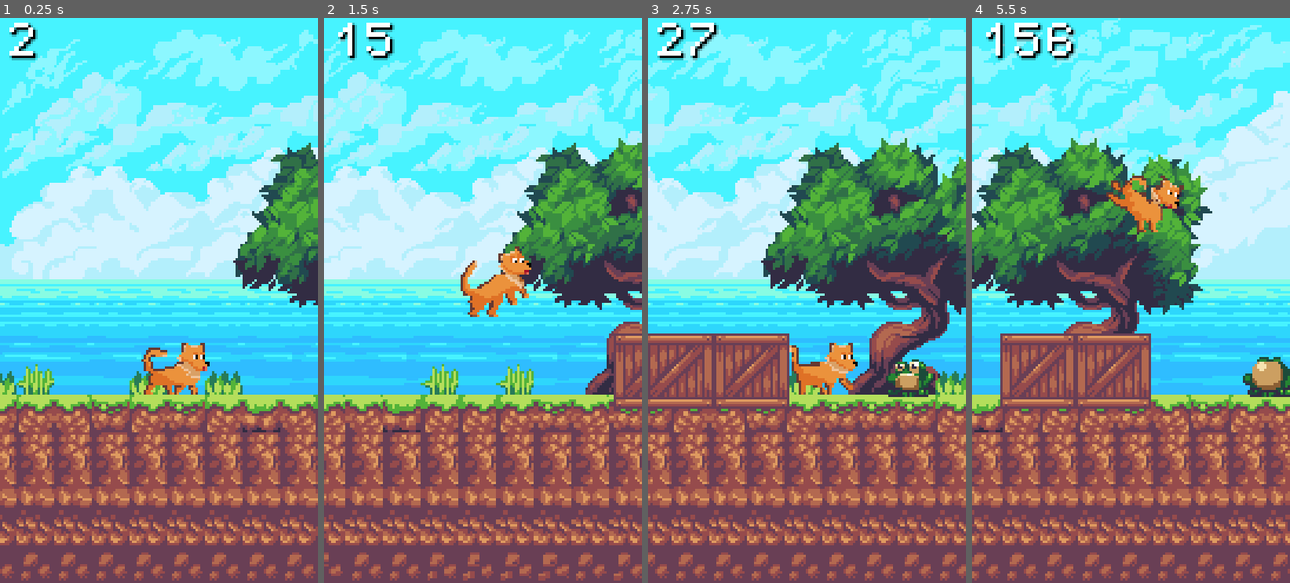
Above: before the commit, frames 1-4 (left to right).
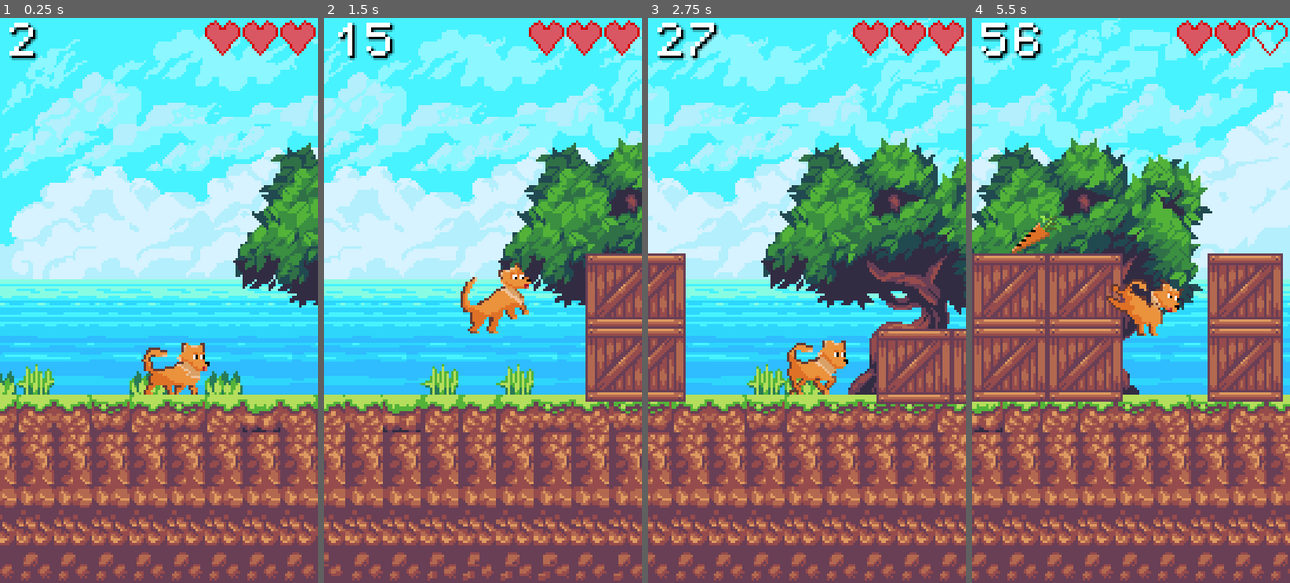
Above: after the commit, the same moments.

Repository: nikolaikilt/godot-2d-jumping-dog
Game: Godot game, scene res://scenes/game.tscn
Two runs of this game, one before a commit and one after it. Both use one fixed random seed, a clock stepped at 60 frames per second and the inputs below.
Inputs (mouse positions are in pixels of both pictures, inside the frame that each line leads up to):
- Up to frame 1 (0.25 s): no input
- Up to frame 2 (1.5 s): move the mouse to (552, 272) at 0.52 s; click (552, 272) at 0.6 s; move the mouse to (419, 328) at 1.27 s; click (419, 328) at 1.35 s
- Up to frame 3 (2.75 s): move the mouse to (838, 176) at 2.02 s; click (838, 176) at 2.1 s
- Up to frame 4 (5.5 s): move the mouse to (1115, 413) at 2.77 s; click (1115, 413) at 2.85 s; move the mouse to (1226, 385) at 3.52 s; click (1226, 385) at 3.6 s; move the mouse to (1035, 215) at 4.27 s; click (1035, 215) at 4.35 s; move the mouse to (1146, 300) at 5.02 s; click (1146, 300) at 5.1 s

The runs differ from the first frame. In frame 1, 1.3% of the frame differs, in the area x 64-100%, y 0-7%; in frame 2, 7.3%; in frame 3, 13%; in frame 4, 23%, in the area x 0-100%, y 0-70%.

Commit message:
life added

Diff:
--- a/scenes/carrot.gd
+++ b/scenes/carrot.gd
@@ -11,6 +11,12 @@
 func _on_body_entered(body: Node2D) -> void:
 	if body is CharacterBody2D:
 		Global.score += 100
+
+		var tween = create_tween()
+		tween.set_parallel(true)
+		tween.tween_property($HUD/Score, "modulate", Color.WHITE, 0.3)
+		tween.tween_property($HUD/Score, "scale", Vector2.ONE, 0.3)
+
 		pickup_sound.play()
 		hide()
 		await get_tree().create_timer( 0.8 *Engine.time_scale).timeout
--- a/scenes/carrot.tscn
+++ b/scenes/carrot.tscn
@@ -12,15 +12,16 @@
 script = ExtResource("1_elckd")
 
 [node name="Sprite2D" type="Sprite2D" parent="." unique_id=31380320]
+position = Vector2(0, -4)
 texture = ExtResource("1_btq7l")
 
 [node name="CollisionShape2D" type="CollisionShape2D" parent="." unique_id=1330181749]
-position = Vector2(1.000001, -23)
+position = Vector2(1.000001, -26)
 rotation = 1.0471976
 shape = SubResource("CapsuleShape2D_bq5dj")
 
 [node name="VisibleOnScreenNotifier2D" type="VisibleOnScreenNotifier2D" parent="." unique_id=607436266]
-position = Vector2(1, -25)
+position = Vector2(1, -28)
 
 [node name="AudioStreamPlayer2D" type="AudioStreamPlayer2D" parent="." unique_id=2083054930]
 stream = ExtResource("3_mb1r7")
--- /dev/null
+++ b/scenes/carrot2.tscn
@@ -0,0 +1,31 @@
+[gd_scene format=3 uid="uid://vdfwp6r4svqn"]
+
+[ext_resource type="Script" uid="uid://oxvkltbhwd1u" path="res://scenes/carrot.gd" id="1_mw2o7"]
+[ext_resource type="Texture2D" uid="uid://3338mbnerawt" path="res://assets/CARROT.png" id="2_lbw31"]
+[ext_resource type="AudioStream" uid="uid://bkvuixrxu473c" path="res://assets/sounds/crunch_carrot.ogg" id="3_6f37l"]
+
+[sub_resource type="CapsuleShape2D" id="CapsuleShape2D_bq5dj"]
+radius = 2.1213207
+height = 19.79899
+
+[node name="carrot2" type="Area2D" unique_id=1499362317]
+script = ExtResource("1_mw2o7")
+
+[node name="Sprite2D" type="Sprite2D" parent="." unique_id=31380320]
+position = Vector2(0, -4)
+texture = ExtResource("2_lbw31")
+
+[node name="CollisionShape2D" type="CollisionShape2D" parent="." unique_id=1330181749]
+position = Vector2(1.000001, -26)
+rotation = 1.0471976
+shape = SubResource("CapsuleShape2D_bq5dj")
+
+[node name="VisibleOnScreenNotifier2D" type="VisibleOnScreenNotifier2D" parent="." unique_id=607436266]
+position = Vector2(1, -28)
+
+[node name="AudioStreamPlayer2D" type="AudioStreamPlayer2D" parent="." unique_id=2083054930]
+stream = ExtResource("3_6f37l")
+volume_db = 3.0
+pitch_scale = 1.1
+
+[connection signal="body_entered" from="." to="." method="_on_body_entered"]
--- a/scenes/crate.tscn
+++ b/scenes/crate.tscn
@@ -15,7 +15,7 @@
 }]
 
 [sub_resource type="SegmentShape2D" id="SegmentShape2D_ybftx"]
-b = Vector2(62, 1)
+b = Vector2(30, 0)
 
 [sub_resource type="SegmentShape2D" id="SegmentShape2D_bq5dj"]
 b = Vector2(31, 0)
@@ -30,12 +30,6 @@
 animation = &"idle"
 frame_progress = 0.2768196
 
-[node name="AnimatedSprite2D" type="AnimatedSprite2D" parent="AnimatedSprite2D" unique_id=1842847832]
-position = Vector2(32, 0)
-sprite_frames = SubResource("SpriteFrames_bq5dj")
-animation = &"idle"
-frame_progress = 0.2768196
-
 [node name="CollisionShape2D" type="CollisionShape2D" parent="." unique_id=892547122]
 position = Vector2(-15, -14)
 shape = SubResource("SegmentShape2D_ybftx")
@@ -43,7 +37,7 @@
 
 [node name="VisibleOnScreenNotifier2D" type="VisibleOnScreenNotifier2D" parent="." unique_id=1810443378]
 position = Vector2(39, -6)
-rect = Rect2(-54, -10, 63, 31)
+rect = Rect2(-54, -10, 30, 31)
 
 [node name="CollisionShape2D2" type="CollisionShape2D" parent="." unique_id=956548261]
 z_index = -1
--- /dev/null
+++ b/scenes/crate2.tscn
@@ -0,0 +1,53 @@
+[gd_scene format=3 uid="uid://b8lxd68865vgy"]
+
+[ext_resource type="Script" uid="uid://bsfm6pnt53rwj" path="res://scripts/crate.gd" id="1_fdh13"]
+[ext_resource type="Texture2D" uid="uid://djqytl3uyniq2" path="res://assets/big-crate.png" id="2_sigav"]
+
+[sub_resource type="SpriteFrames" id="SpriteFrames_bq5dj"]
+animations = [{
+"frames": [{
+"duration": 1.0,
+"texture": ExtResource("2_sigav")
+}],
+"loop": 1,
+"name": &"idle",
+"speed": 5.0
+}]
+
+[sub_resource type="SegmentShape2D" id="SegmentShape2D_ybftx"]
+b = Vector2(62, 1)
+
+[sub_resource type="SegmentShape2D" id="SegmentShape2D_bq5dj"]
+b = Vector2(31, 0)
+
+[node name="crate" type="AnimatableBody2D" unique_id=598942381]
+collision_layer = 4
+script = ExtResource("1_fdh13")
+
+[node name="AnimatedSprite2D" type="AnimatedSprite2D" parent="." unique_id=1966641143]
+position = Vector2(1, 0)
+sprite_frames = SubResource("SpriteFrames_bq5dj")
+animation = &"idle"
+frame_progress = 0.2768196
+
+[node name="AnimatedSprite2D" type="AnimatedSprite2D" parent="AnimatedSprite2D" unique_id=1842847832]
+position = Vector2(32, 0)
+sprite_frames = SubResource("SpriteFrames_bq5dj")
+animation = &"idle"
+frame_progress = 0.2768196
+
+[node name="CollisionShape2D" type="CollisionShape2D" parent="." unique_id=892547122]
+position = Vector2(-15, -14)
+shape = SubResource("SegmentShape2D_ybftx")
+one_way_collision = true
+
+[node name="VisibleOnScreenNotifier2D" type="VisibleOnScreenNotifier2D" parent="." unique_id=1810443378]
+position = Vector2(39, -6)
+rect = Rect2(-54, -10, 63, 31)
+
+[node name="CollisionShape2D2" type="CollisionShape2D" parent="." unique_id=956548261]
+z_index = -1
+position = Vector2(-15, 14)
+shape = SubResource("SegmentShape2D_bq5dj")
+
+[connection signal="screen_exited" from="VisibleOnScreenNotifier2D" to="." method="_on_visible_on_screen_notifier_2d_screen_exited"]
--- a/scenes/cratedouble.tscn
+++ b/scenes/cratedouble.tscn
@@ -41,15 +41,3 @@
 position = Vector2(0, 31)
 sprite_frames = SubResource("SpriteFrames_q6uv1")
 animation = &"idle"
-
-[node name="AnimatedSprite2D" type="AnimatedSprite2D" parent="AnimatedSprite2D/AnimatedSprite2D" unique_id=584991567]
-z_index = -1
-position = Vector2(32, -31)
-sprite_frames = SubResource("SpriteFrames_q6uv1")
-animation = &"idle"
-
-[node name="AnimatedSprite2D" type="AnimatedSprite2D" parent="AnimatedSprite2D/AnimatedSprite2D/AnimatedSprite2D" unique_id=1215186059]
-z_index = -1
-position = Vector2(0, 31)
-sprite_frames = SubResource("SpriteFrames_q6uv1")
-animation = &"idle"
--- /dev/null
+++ b/scenes/cratedouble2.tscn
@@ -0,0 +1,55 @@
+[gd_scene format=3 uid="uid://bq1m5p1eh530w"]
+
+[ext_resource type="Script" uid="uid://csjsuqvk423py" path="res://scenes/cratedouble.gd" id="1_4gdrh"]
+[ext_resource type="Texture2D" uid="uid://djqytl3uyniq2" path="res://assets/big-crate.png" id="2_jlfyi"]
+
+[sub_resource type="SegmentShape2D" id="SegmentShape2D_q6uv1"]
+b = Vector2(62, 0)
+
+[sub_resource type="SpriteFrames" id="SpriteFrames_q6uv1"]
+animations = [{
+"frames": [{
+"duration": 1.0,
+"texture": ExtResource("2_jlfyi")
+}],
+"loop": 1,
+"name": &"idle",
+"speed": 5.0
+}]
+
+[node name="cratedouble" type="AnimatableBody2D" unique_id=944600537]
+position = Vector2(27, 16)
+script = ExtResource("1_4gdrh")
+
+[node name="CollisionShape2D" type="CollisionShape2D" parent="." unique_id=458800130]
+position = Vector2(-26, -13)
+shape = SubResource("SegmentShape2D_q6uv1")
+one_way_collision = true
+
+[node name="VisibleOnScreenNotifier2D" type="VisibleOnScreenNotifier2D" parent="." unique_id=2017590966]
+position = Vector2(-13, 24)
+rect = Rect2(-14, -39, 64, 60)
+
+[node name="AnimatedSprite2D" type="AnimatedSprite2D" parent="." unique_id=1408843978]
+z_index = -1
+position = Vector2(-11, 1)
+sprite_frames = SubResource("SpriteFrames_q6uv1")
+animation = &"idle"
+
+[node name="AnimatedSprite2D" type="AnimatedSprite2D" parent="AnimatedSprite2D" unique_id=508406373]
+z_index = -1
+position = Vector2(0, 31)
+sprite_frames = SubResource("SpriteFrames_q6uv1")
+animation = &"idle"
+
+[node name="AnimatedSprite2D" type="AnimatedSprite2D" parent="AnimatedSprite2D/AnimatedSprite2D" unique_id=584991567]
+z_index = -1
+position = Vector2(32, -31)
+sprite_frames = SubResource("SpriteFrames_q6uv1")
+animation = &"idle"
+
+[node name="AnimatedSprite2D" type="AnimatedSprite2D" parent="AnimatedSprite2D/AnimatedSprite2D/AnimatedSprite2D" unique_id=1215186059]
+z_index = -1
+position = Vector2(0, 31)
+sprite_frames = SubResource("SpriteFrames_q6uv1")
+animation = &"idle"
--- a/scenes/frog.tscn
+++ b/scenes/frog.tscn
@@ -27,43 +27,43 @@
 }]
 
 [sub_resource type="SegmentShape2D" id="SegmentShape2D_dinhu"]
-a = Vector2(-1.9073486e-06, -9.999999)
+a = Vector2(0, -2.000001)
 
 [sub_resource type="SegmentShape2D" id="SegmentShape2D_bq5dj"]
-a = Vector2(4, -4)
+a = Vector2(3, 2)
 
 [sub_resource type="SegmentShape2D" id="SegmentShape2D_ba3ke"]
-b = Vector2(12, -1)
+b = Vector2(9, 1)
 
 [node name="Frog" type="CharacterBody2D" unique_id=1481729009]
-position = Vector2(13, 15)
+position = Vector2(13, 12)
 disable_mode = 1
 collision_layer = 2
 script = ExtResource("1_ybftx")
 
 [node name="AnimatedSprite2D" type="AnimatedSprite2D" parent="." unique_id=1966641143]
-position = Vector2(1.4375002, 3.4999986)
-scale = Vector2(0.7750001, 0.84374994)
+position = Vector2(-1.0625002, 5.9999986)
+scale = Vector2(0.6321429, 0.68749994)
 sprite_frames = SubResource("SpriteFrames_bq5dj")
 animation = &"idle"
 autoplay = "idle"
 frame_progress = 0.68007237
 
 [node name="CollisionShape2D" type="CollisionShape2D" parent="." unique_id=892547122]
-position = Vector2(1, 11)
+position = Vector2(1, 12)
 rotation = 1.5707964
 shape = SubResource("SegmentShape2D_dinhu")
 
 [node name="VisibleOnScreenNotifier2D" type="VisibleOnScreenNotifier2D" parent="." unique_id=1810443378]
-position = Vector2(4, 2)
-rect = Rect2(-13, -7, 22, 18)
+position = Vector2(4, 3)
+rect = Rect2(-13, -1, 14, 12)
 
 [node name="CollisionShape2D2" type="CollisionShape2D" parent="." unique_id=1059010028]
 position = Vector2(-8, 2)
 shape = SubResource("SegmentShape2D_bq5dj")
 
 [node name="CollisionShape2D3" type="CollisionShape2D" parent="." unique_id=540463175]
-position = Vector2(-6, 0)
+position = Vector2(-7, 3)
 shape = SubResource("SegmentShape2D_ba3ke")
 
 [connection signal="screen_exited" from="VisibleOnScreenNotifier2D" to="." method="_on_visible_on_screen_notifier_2d_screen_exited"]
--- a/scenes/game.tscn
+++ b/scenes/game.tscn
@@ -10,10 +10,14 @@
 [ext_resource type="Texture2D" uid="uid://c06n4sbp07s7h" path="res://assets/bush.png" id="3_p57ef"]
 [ext_resource type="Texture2D" uid="uid://ntynygcp8oh5" path="res://assets/tree.png" id="4_u5sy4"]
 [ext_resource type="PackedScene" uid="uid://c4n5q4xcla5bm" path="res://scenes/cratedouble.tscn" id="4_vtaks"]
+[ext_resource type="PackedScene" uid="uid://b8lxd68865vgy" path="res://scenes/crate2.tscn" id="5_ca42v"]
 [ext_resource type="PackedScene" uid="uid://soj4w8mq1uao" path="res://scenes/carrot.tscn" id="5_trtic"]
 [ext_resource type="AudioStream" uid="uid://dgpcy8la8iyhq" path="res://assets/sounds/my_jumping_dog_ost.ogg" id="6_dinhu"]
+[ext_resource type="PackedScene" uid="uid://bq1m5p1eh530w" path="res://scenes/cratedouble2.tscn" id="6_rysoc"]
+[ext_resource type="PackedScene" uid="uid://vdfwp6r4svqn" path="res://scenes/carrot2.tscn" id="8_rysoc"]
 [ext_resource type="FontFile" uid="uid://beyvqr6xm3s2i" path="res://assets/PixelOperator8.ttf" id="13_kvuet"]
 [ext_resource type="AudioStream" uid="uid://cr8huv0w1j1ji" path="res://assets/sounds/carrot.ogg" id="15_ir15t"]
+[ext_resource type="PackedScene" uid="uid://dl6xe3rsjmd7m" path="res://scenes/lives.tscn" id="16_ssvqc"]
 
 [sub_resource type="WorldBoundaryShape2D" id="WorldBoundaryShape2D_bq5dj"]
 
@@ -153,8 +157,8 @@
 
 [node name="game" type="Node" unique_id=904830250]
 script = ExtResource("1_gee14")
-enemy_scenes = Array[PackedScene]([ExtResource("2_0tnpc"), ExtResource("3_0tnpc"), ExtResource("4_vtaks")])
-bonus_scenes = Array[PackedScene]([ExtResource("5_trtic")])
+enemy_scenes = Array[PackedScene]([ExtResource("2_0tnpc"), ExtResource("3_0tnpc"), ExtResource("4_vtaks"), ExtResource("5_ca42v"), ExtResource("6_rysoc")])
+bonus_scenes = Array[PackedScene]([ExtResource("5_trtic"), ExtResource("8_rysoc")])
 
 [node name="BackgroundMusic" type="AudioStreamPlayer2D" parent="." unique_id=1954932048]
 stream = ExtResource("6_dinhu")
@@ -224,17 +228,8 @@
 
 [node name="HUD" type="CanvasLayer" parent="." unique_id=1821529400]
 
-[node name="debug3" type="Label" parent="HUD" unique_id=345478636]
-visible = false
-offset_left = 104.0
-offset_top = 8.0
-offset_right = 144.0
-offset_bottom = 31.0
-theme_override_colors/font_shadow_color = Color(0, 0, 0, 1)
-theme_override_fonts/font = ExtResource("13_kvuet")
-theme_override_font_sizes/font_size = 9
-text = "0"
-autowrap_mode = 3
+[node name="lives" parent="HUD" unique_id=1841648728 instance=ExtResource("16_ssvqc")]
+position = Vector2(111, 8)
 
 [node name="debug2" type="Label" parent="HUD" unique_id=37833272]
 visible = false
--- /dev/null
+++ b/scenes/lives.tscn
@@ -0,0 +1,63 @@
+[gd_scene format=3 uid="uid://dl6xe3rsjmd7m"]
+
+[ext_resource type="Texture2D" uid="uid://dkgh5rhp48jk5" path="res://assets/lives.png" id="1_3syyo"]
+[ext_resource type="Texture2D" uid="uid://c6skv3qangbal" path="res://assets/life_0.png" id="2_naohr"]
+
+[sub_resource type="AtlasTexture" id="AtlasTexture_r3rqt"]
+atlas = ExtResource("1_3syyo")
+region = Rect2(0, 48, 48, 16)
+
+[sub_resource type="AtlasTexture" id="AtlasTexture_naohr"]
+atlas = ExtResource("1_3syyo")
+region = Rect2(0, 32, 49, 16)
+
+[sub_resource type="AtlasTexture" id="AtlasTexture_h857v"]
+atlas = ExtResource("1_3syyo")
+region = Rect2(0, 16, 49, 16)
+
+[sub_resource type="AtlasTexture" id="AtlasTexture_qms4d"]
+atlas = ExtResource("1_3syyo")
+region = Rect2(0, 0, 49, 16)
+
+[sub_resource type="SpriteFrames" id="SpriteFrames_bq5dj"]
+animations = [{
+"frames": [{
+"duration": 1.0,
+"texture": SubResource("AtlasTexture_r3rqt")
+}, {
+"duration": 1.0,
+"texture": ExtResource("2_naohr")
+}],
+"loop": 1,
+"name": &"0",
+"speed": 5.0
+}, {
+"frames": [{
+"duration": 1.0,
+"texture": SubResource("AtlasTexture_naohr")
+}],
+"loop": 1,
+"name": &"1",
+"speed": 5.0
+}, {
+"frames": [{
+"duration": 1.0,
+"texture": SubResource("AtlasTexture_h857v")
+}],
+"loop": 1,
+"name": &"2",
+"speed": 5.0
+}, {
+"frames": [{
+"duration": 1.0,
+"texture": SubResource("AtlasTexture_qms4d")
+}],
+"loop": 1,
+"name": &"3",
+"speed": 5.0
+}]
+
+[node name="lives" type="AnimatedSprite2D" unique_id=1841648728]
+sprite_frames = SubResource("SpriteFrames_bq5dj")
+animation = &"0"
+frame_progress = 0.5482632
--- a/scripts/game.gd
+++ b/scripts/game.gd
@@ -7,7 +7,7 @@
 # Called when the node enters the scene tree for the first time.
 func _ready() -> void:
 	$HUD/Score.add_theme_color_override("font_color","White")
-
+	$HUD/lives.play("3")
 
 # Called every frame. 'delta' is the elapsed time since the previous frame.
 func _process(delta: float) -> void:
@@ -23,10 +23,10 @@
 		Global.prev_enemy_instance_name = Global.enemy_instance_name
 	Global.enemy_instance_name = enemy_instance.name
 	Global.counter = true
-	if enemy_instance.name == "cratedouble" :
-		enemy_instance.position = Vector2(187,120)
+	if enemy_instance.name == "cratedouble" or enemy_instance.name == "cratedouble2"  :
+		enemy_instance.position = Vector2(187,115)
 	else:
-		enemy_instance.position = Vector2(187,150)
+		enemy_instance.position = Vector2(187,148)
 	add_child(enemy_instance)
 
 
@@ -35,7 +35,7 @@
 	var bonus_scene = bonus_scenes.pick_random()
 	var bonus_instance = bonus_scene.instantiate()
 
-	if bonus_instance.name == "cratedouble_carrot" :
+	if bonus_instance.name == "carrot2" :
 		bonus_instance.position = Vector2(187,120)
 	else:
 		bonus_instance.position = Vector2(187,150)
@@ -44,18 +44,35 @@
 
 
 func _on_player_hit() -> void:
-	$ScoreTimer.stop()
-	$HUD/Score.hide()
-	$"HUD/Final Message".show()
-	$"HUD/Final score".text = str(Global.score)
-	$"HUD/Final score".show()
-	$BackgroundMusic.pitch_scale = 0.4
-	Engine.time_scale = 0.1
-	await get_tree().create_timer( 3 *Engine.time_scale).timeout
-	#ricarico la scena corrente
-	Global.score = 0
-	Engine.time_scale = 1
-	get_tree().reload_current_scene()
+	if Global.life == 0:
+		$HUD/lives.hide()
+		$ScoreTimer.stop()
+		$HUD/Score.hide()
+		$"HUD/Final Message".show()
+		$"HUD/Final score".text = str(Global.score)
+		$"HUD/Final score".show()
+		$BackgroundMusic.pitch_scale = 0.4
+		Engine.time_scale = 0.1
+		await get_tree().create_timer( 3 *Engine.time_scale).timeout
+		#ricarico la scena corrente
+		Global.life = 3
+		$HUD/lives.play("3")
+		Global.score = 0
+		Engine.time_scale = 1
+		get_tree().reload_current_scene()
+		return
+	if Global.life == 1:
+		$HUD/lives.play("0")
+		Global.life = 0
+		return
+	if Global.life == 2:
+		$HUD/lives.play("1")
+		Global.life = 1
+		return
+	if Global.life == 3:
+		$HUD/lives.play("2")
+		Global.life = 2
+		return
 
 
 
--- a/scripts/global.gd
+++ b/scripts/global.gd
@@ -6,3 +6,4 @@
 var prev_enemy_instance_name = ""
 var counter = false
 var score = 0
+var life = 3
--- a/scripts/player.gd
+++ b/scripts/player.gd
@@ -1,5 +1,5 @@
 extends CharacterBody2D
-const JUMP_VELOCITY = -300.0
+const JUMP_VELOCITY = -250.0
 signal hit
 signal bonus
 
@@ -36,3 +36,4 @@
 		var collider = collision.get_collider()
 		if collider is CharacterBody2D :
 			hit.emit()
+			collider.queue_free()
Binary file added: assets/life_0.ase
Binary file added: assets/life_0.png
Not shown, added: assets/life_0.png.import
Binary file added: assets/lives.png
Not shown, added: assets/lives.png.import
